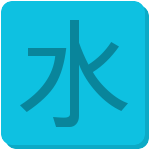
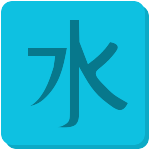
Two versions of the same layered image (w=150, h=150). Layer-by-layer changes:
painted on "txt" over [20, 20, 128, 128]
